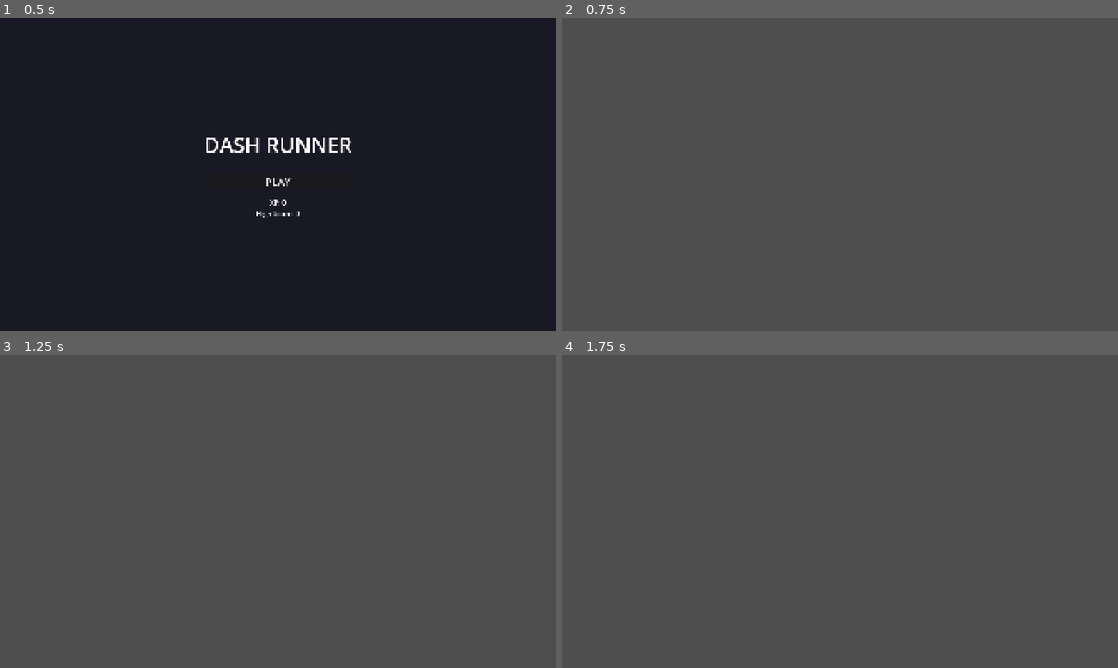
Above: before the commit, frames 1-4 (two rows, left to right).
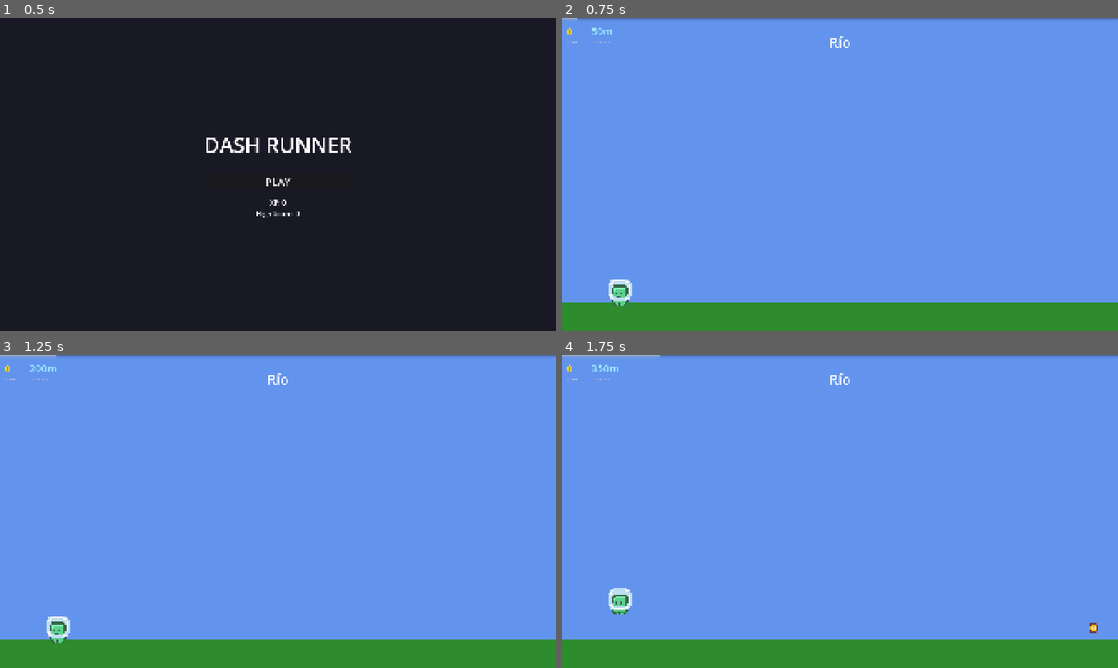
Above: after the commit, the same moments.

Repository: neoasistant-bot/runner-godot
Game: Godot game, scene res://scenes/main_menu.tscn
Same seed, same stepped clock (60 frames per second), same inputs: the game is played once before the commit and once after it.
Inputs (mouse positions are in pixels of both pictures, inside the frame that each line leads up to):
- Up to frame 1 (0.5 s): no input
- Up to frame 2 (0.75 s): click "PLAY" at 0.5 s
- Up to frame 3 (1.25 s): no input
- Up to frame 4 (1.75 s): tap Enter at 1.25 s; move the mouse to (962, 495) at 1.27 s; hold D (move_right) from 1.28 s (still down); click (962, 495) at 1.42 s; tap W (move_up) at 1.52 s

Frame 1 is identical in both runs. In frame 2, 100% of the frame differs, in the area x 0-100%, y 0-100%; in frame 3, 100%; in frame 4, 100%.
Error before the commit: Parse Error: Could not preload resource file "res://scenes/level.tscn". (res://scripts/main.gd:3)

Commit message:
fix: ext_resources al principio del tscn, load_steps corregido a 17

Diff:
--- a/scenes/level.tscn
+++ b/scenes/level.tscn
@@ -13,6 +13,9 @@
 [ext_resource type="PackedScene" path="res://scenes/enemies/bat.tscn" id="11"]
 [ext_resource type="PackedScene" path="res://scenes/enemies/skeleton.tscn" id="12"]
 [ext_resource type="PackedScene" path="res://scenes/enemies/ghost.tscn" id="13"]
+[ext_resource type="Script" path="res://scripts/power_up_spawner.gd" id="14"]
+[ext_resource type="PackedScene" path="res://scenes/powerups/power_up_base.tscn" id="15"]
+[ext_resource type="Script" path="res://scripts/hazard_spawner.gd" id="16"]
 
 [sub_resource type="WorldBoundaryShape2D" id="ground_boundary"]
 
@@ -50,6 +53,13 @@
 bat_scene = ExtResource("11")
 skeleton_scene = ExtResource("12")
 ghost_scene = ExtResource("13")
+
+[node name="HazardSpawner" type="Node2D" parent="World"]
+script = ExtResource("16")
+
+[node name="PowerUpSpawner" type="Node2D" parent="World"]
+script = ExtResource("14")
+power_up_scene = ExtResource("15")
 
 [node name="Player" parent="." instance=ExtResource("6")]
 position = Vector2(200, 930)
@@ -122,19 +132,12 @@
 text = "Level Name"
 horizontal_alignment = 1
 
-[ext_resource type="Script" path="res://scripts/power_up_spawner.gd" id="14"]
-[ext_resource type="PackedScene" path="res://scenes/powerups/power_up_base.tscn" id="15"]
-
-[node name="PowerUpSpawner" type="Node2D" parent="World"]
-script = ExtResource("14")
-power_up_scene = ExtResource("15")
-
 [node name="PowerUpPanel" type="VBoxContainer" parent="UI"]
 visible = false
-offset_right = 160.0
+offset_left = 1750.0
 offset_top = 60.0
+offset_right = 1910.0
 offset_bottom = 110.0
-offset_left = 1750.0
 
 [node name="PowerUpIcon" type="Label" parent="UI/PowerUpPanel"]
 theme_override_font_sizes/font_size = 28
Not shown: 1 places in scenes/level.tscn that only renumber resources
